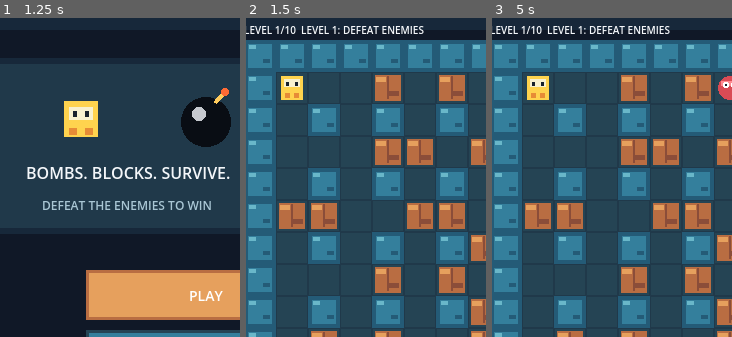
Above: before the commit, frames 1-3 (left to right).
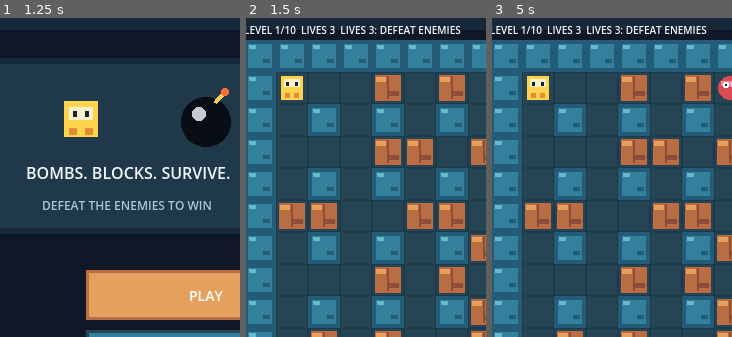
Above: after the commit, the same moments.

Repository: leto98/Bomberman_NES_android
Game: Godot game, scene res://scenes/main.tscn
Same seed, same stepped clock (60 frames per second), same inputs: the game is played once before the commit and once after it.
Inputs (mouse positions are % of the whole screen's width and height, from its top left):
- Up to frame 1 (1.25 s): tap Enter at 0.5 s; move the mouse to (72, 45) at 0.52 s; click (72, 45) at 0.67 s
- Up to frame 2 (1.5 s): tap Space at 1.25 s; drag from (30, 55) to (45, 70) at 1.27 s
- Up to frame 3 (5 s): tap Enter at 2, 3.5 s; move the mouse to (60, 28) at 2.02 s; click (60, 28) at 2.17 s; tap Space at 2.75, 4.25 s; drag from (45, 70) to (20, 35) at 2.77 s; move the mouse to (80, 65) at 3.52 s; click (80, 65) at 3.67 s; drag from (20, 35) to (35, 25) at 4.27 s
The pictures show only the part of the screen within x 7-57%, y 8-58%; the shares and areas given below are measured in that part.

Frame 1 is identical in both runs. In frame 2, 1.0% of the frame differs, in the area x 25-90%, y 2-6%; in frame 3, 1.0%.

Commit message:
Add three lives per level and restart the current level on death

Diff:
--- a/scripts/main.gd
+++ b/scripts/main.gd
@@ -20,6 +20,7 @@
 var powerups: Array = []
 var exit_cell := Vector2i(11, 9)
 var level := 1
+var lives := 3
 var blast_range := 1
 var player := PLAYER_START
 var player_facing := Vector2i.RIGHT
@@ -160,6 +161,7 @@
 
 func _start_game() -> void:
 	level = 1
+	lives = 3
 	blast_range = 1
 	_build_level()
 
@@ -177,7 +179,7 @@
 		score = 0
 	held_touch_dir = Vector2i.ZERO
 	powerups.clear()
-	message = "LEVEL %d: DEFEAT ENEMIES" % level
+	message = "LIVES %d: DEFEAT ENEMIES" % lives
 	for y in range(ROWS):
 		var wall_row: Array = []
 		var block_row: Array = []
@@ -224,7 +226,7 @@
 		_play_sound("move")
 		_collect_powerup(player)
 		if enemies.has(player):
-			_end_game("lost", "CAUGHT!")
+			_handle_player_death("CAUGHT!")
 		elif player == exit_cell and enemies.is_empty():
 			_advance_level()
 	queue_redraw()
@@ -270,7 +272,7 @@
 	_play_sound("explosion")
 	for cell_pos in affected:
 		if cell_pos == player:
-			_end_game("lost", "BOOM!")
+			_handle_player_death("BOOM!")
 		if enemies.has(cell_pos):
 			enemies.erase(cell_pos)
 			score += 100
@@ -301,6 +303,7 @@
 		_end_game("won", "ALL 10 LEVELS CLEARED!")
 		return
 	level += 1
+	lives = 3
 	_build_level()
 
 func _move_enemies() -> void:
@@ -316,6 +319,15 @@
 			if _is_open(target) and not enemies.has(target):
 				enemies[i] = target
 				break
+
+
+func _handle_player_death(reason: String) -> void:
+	lives -= 1
+	if lives > 0:
+		message = "LIFE LOST: %d LEFT" % lives
+		_build_level()
+		return
+	_end_game("lost", "%s - GAME OVER" % reason)
 
 func _end_game(result: String, text_value: String) -> void:
 	game_state = result
@@ -438,7 +450,7 @@
 	draw_string(ThemeDB.fallback_font, Vector2(56, 612), "RETRO PIXEL MAZE • MADE FOR ANDROID", HORIZONTAL_ALIGNMENT_LEFT, 390, 11, Color("#66889c"))
 
 func _draw_board() -> void:
-	draw_string(ThemeDB.fallback_font, Vector2(32, 70), "LEVEL %d/10  %s" % [level, message], HORIZONTAL_ALIGNMENT_LEFT, 380, 10, Color("#f4f7fa"))
+	draw_string(ThemeDB.fallback_font, Vector2(32, 70), "LEVEL %d/10  LIVES %d  %s" % [level, lives, message], HORIZONTAL_ALIGNMENT_LEFT, 430, 10, Color("#f4f7fa"))
 	for y in range(ROWS):
 		for x in range(COLS):
 			var rect := Rect2(BOARD_X + x * TILE, BOARD_Y + y * TILE, TILE, TILE)
